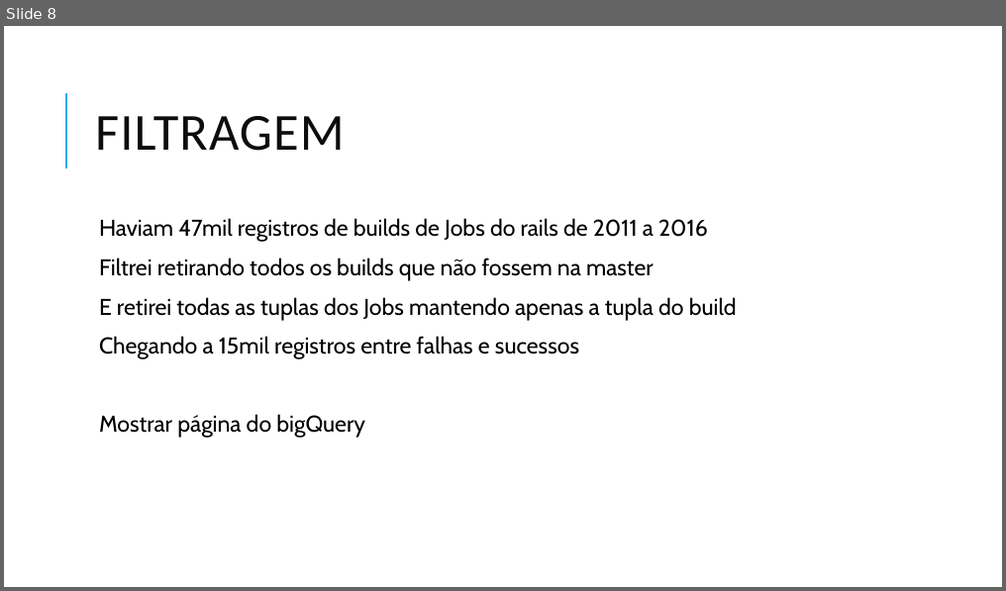
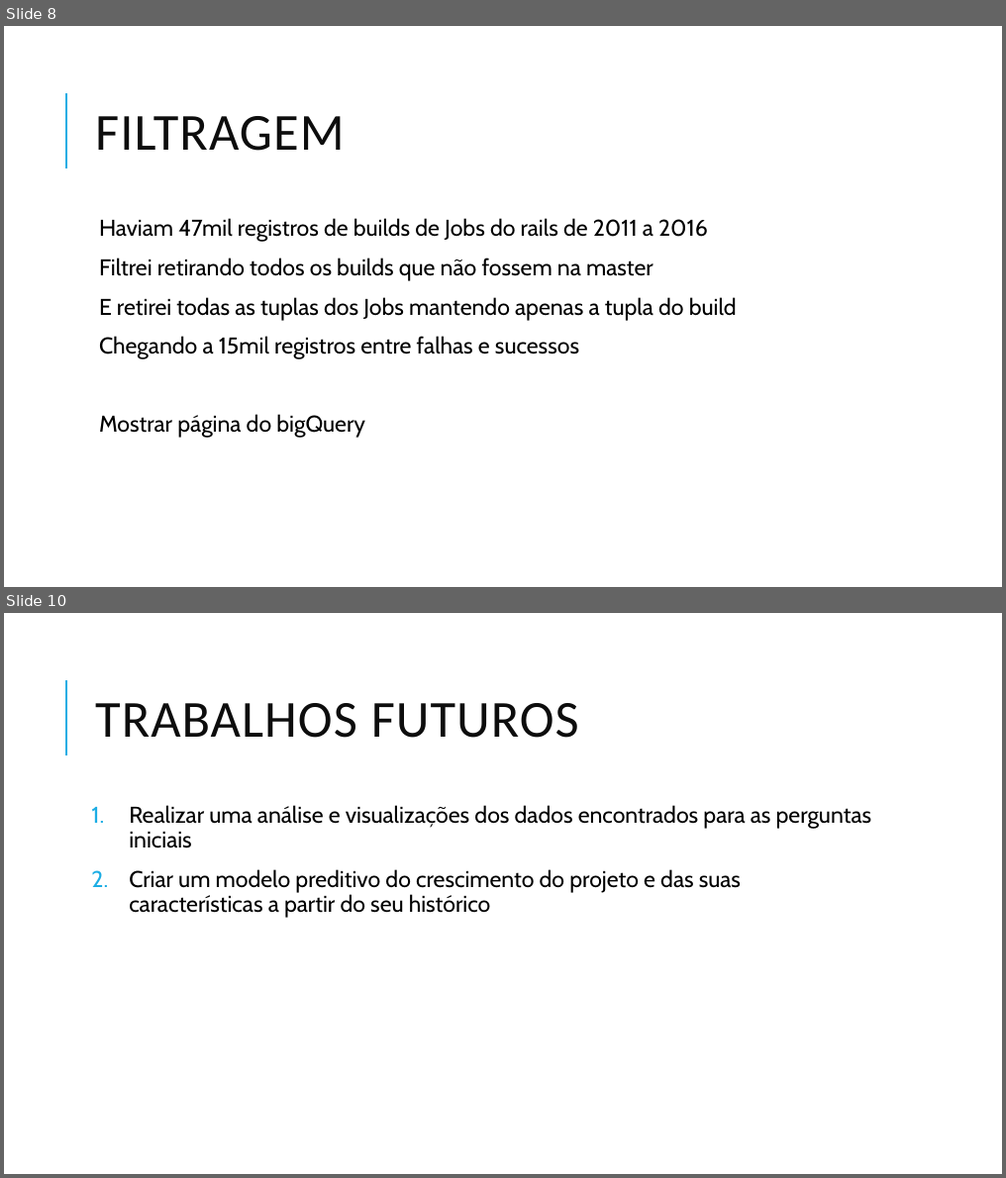
Before and after one commit to diegoandrade-iuv/trabalhoCienciadeDados, a slide deck: Impactos da Entrega Contínua em.pptx. Shown one above the other, each under a label of ours: slide 8 before the commit, slides 8 and 10 after it; the slides between them are not shown. The pictures are 1006x591 and 1006x1178 pixels, drawn with LibreOffice and Linux fonts; fonts in the diff are those of the drawing. Boxes give left, top, right and bottom in pixels: in the first picture for what was removed or moved away, otherwise in the second. Text is boxed around its words. In the diff, an @@ line names an element or a change of style, - is before the commit and + after.

```diff
--- a/Impactos da Entrega Contínua em.pptx
+++ b/Impactos da Entrega Contínua em.pptx
@@ slide 10 added at [4, 613, 1002, 1174], background #FFFFFF; not listed: 1 template element that a slide beside it also shows @@
@@ title added at [95, 703, 579, 738], 50 pt, text #0D0D0D @@
+TRABALHOS FUTUROS
@@ text added at [129, 805, 872, 918], 22 pt, text #000000 @@
+1. Realizar uma análise e visualizações dos dados encontrados para as perguntas iniciais
+2. Criar um modelo preditivo do crescimento do projeto e das suas características a partir do seu histórico
```
Also in this commit, not shown: 1 slide changed, 1 other file.
